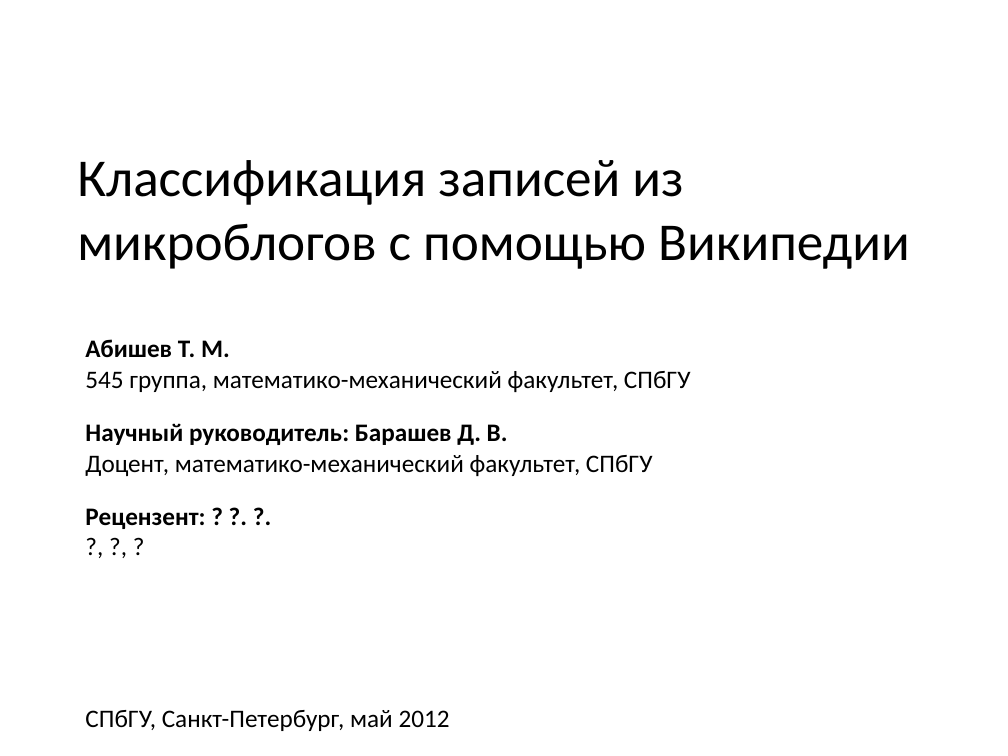
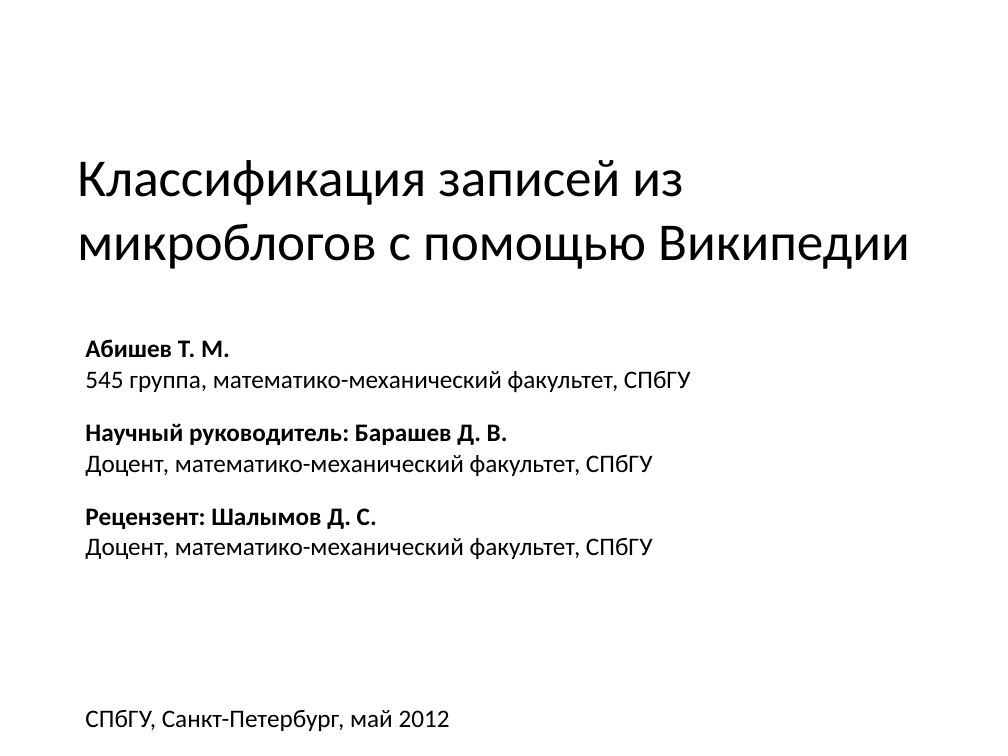
Before and after one commit to ttim/Diploma, a slide deck: slide 1 of docs/diploma.pptx. Drawn at 1008x756 pixels with LibreOffice and Linux fonts; fonts in the diff are those of the drawing. Boxes give left, top, right and bottom in pixels: in the first picture for what was removed or moved away, otherwise in the second. Text is boxed around its words. In the diff, an @@ line names an element or a change of style, - is before the commit and + after.

Commit message:
presentation is updated and text is added

```diff
--- a/docs/diploma.pptx
+++ b/docs/diploma.pptx
@@ text at bbox=[85, 508, 653, 559]: text changed; bold off @@
-Рецензент: ? ?. ?.
-?, ?, ?
+Рецензент: Шалымов Д. С.
+Доцент, математико-механический факультет, СПбГУ
```
Also in this commit, not shown: 6 other slides changed, 30 other files.
